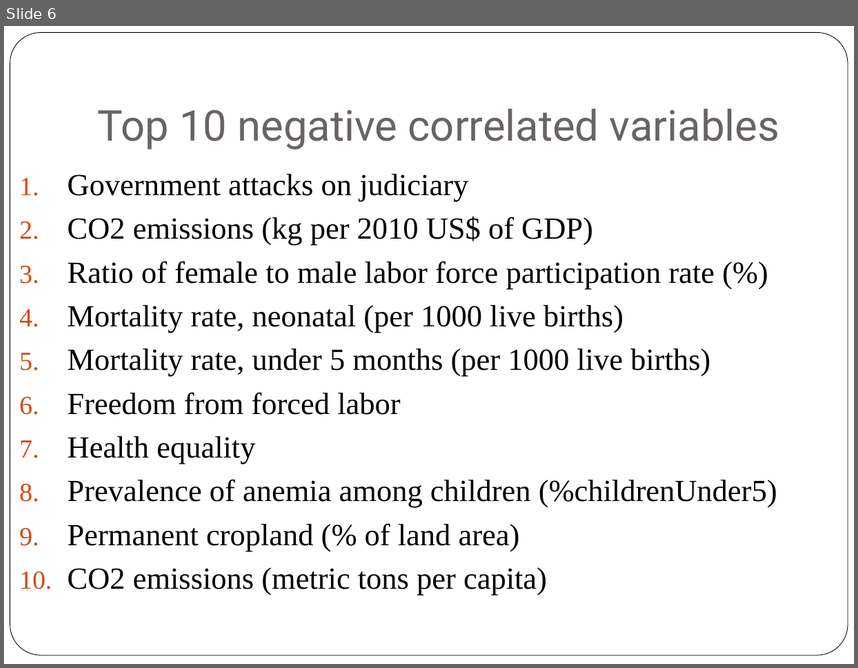
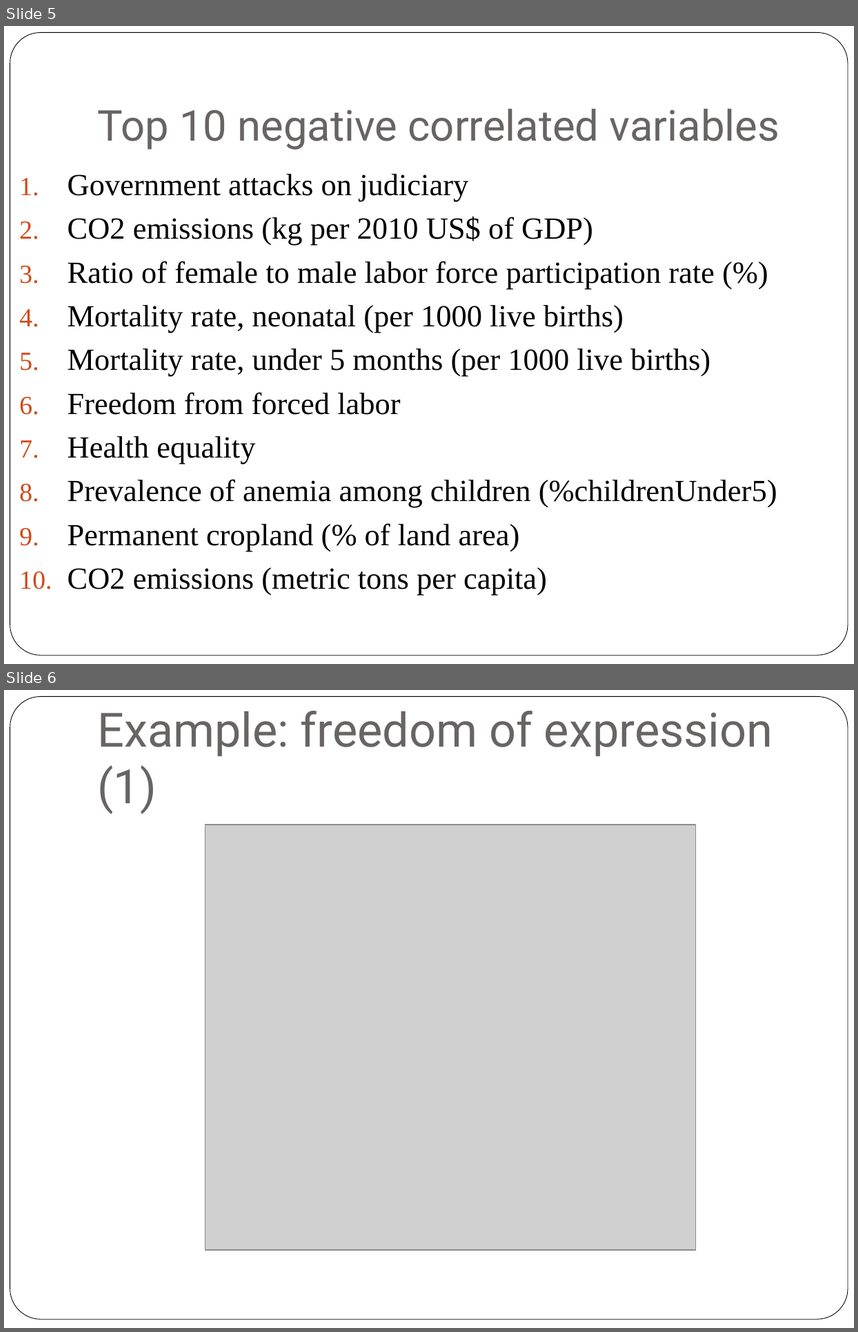
Before and after one commit to MichalMilkowski1989/Datathon-Vienna-2018, a slide deck: OpenGovData/Teams/InequalityTeam/DatathonPresentation.pptx. Shown one above the other, each under a label of ours: slide 6 before the commit, slides 5 and 6 after it. The pictures are 858x668 and 858x1332 pixels, drawn with LibreOffice and Linux fonts; fonts in the diff are those of the drawing; grey boxes stand for pictures. Boxes give left, top, right and bottom in pixels: in the first picture for what was removed or moved away, otherwise in the second. Text is boxed around its words. In the diff, an @@ line names an element or a change of style, - is before the commit and + after.

```diff
--- a/OpenGovData/Teams/InequalityTeam/DatathonPresentation.pptx
+++ b/OpenGovData/Teams/InequalityTeam/DatathonPresentation.pptx
@@ slide 6 added at (4, 690, 854, 1328), background #FFFFFF; not listed: 1 template element that a slide beside it also shows @@
@@ title added at (97, 711, 773, 814), 40 pt, text #696464 @@
+Example: freedom of expression (1)
@@ picture added at (205, 825, 695, 1250) @@
@@ what was slide 6 is now slide 5 @@
```
Also in this commit, not shown: 2 slides changed, 5 other slides added, 1 slide removed, 1 other file.
